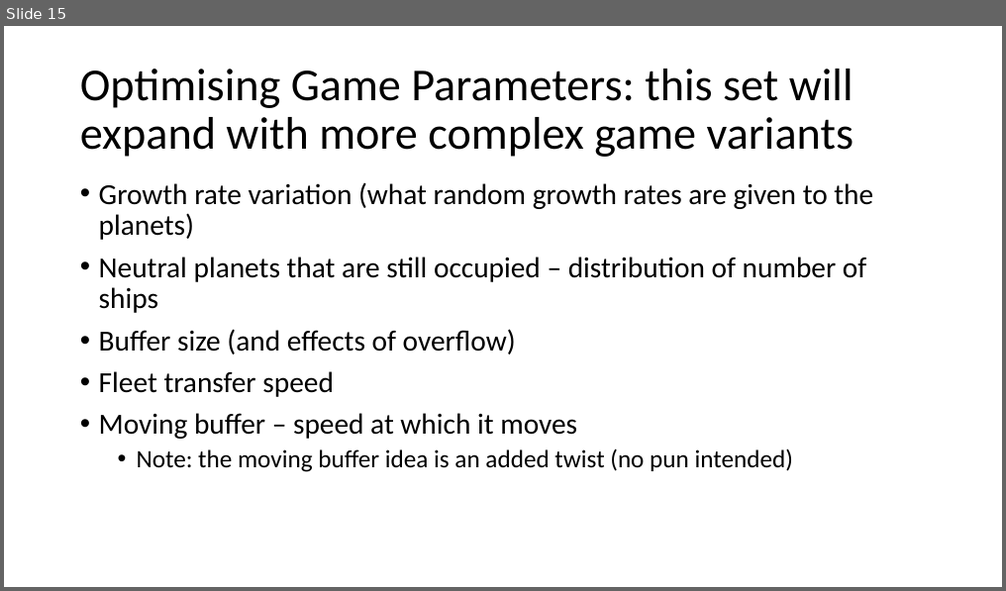
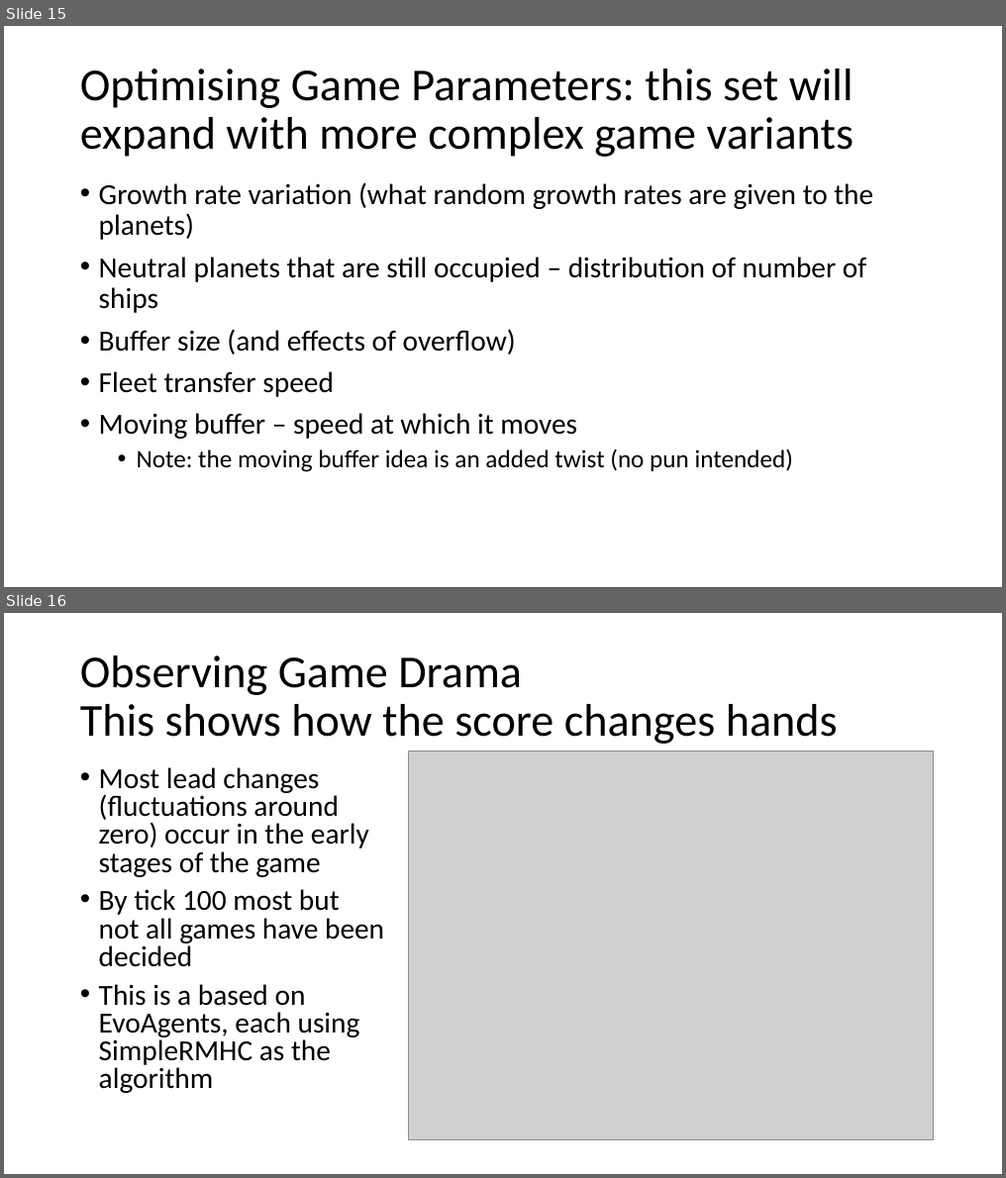
Before and after one commit to ljialin/SimpleAsteroids, a slide deck: doc/slides/Simple Planet Wars/Simple Planet Wars Overview.pptx. Shown one above the other, each under a label of ours: slide 15 before the commit, slides 15 and 16 after it. The pictures are 1006x591 and 1006x1178 pixels, drawn with LibreOffice and Linux fonts; fonts in the diff are those of the drawing; grey boxes stand for pictures. Boxes give left, top, right and bottom in pixels: in the first picture for what was removed or moved away, otherwise in the second. Text is boxed around its words. In the diff, an @@ line names an element or a change of style, - is before the commit and + after.

```diff
--- a/doc/slides/Simple Planet Wars/Simple Planet Wars Overview.pptx
+++ b/doc/slides/Simple Planet Wars/Simple Planet Wars Overview.pptx
@@ slide 16 added at (4, 613, 1002, 1174), background #FFFFFF @@
@@ title added at (80, 656, 838, 744), 44 pt, text #000000 @@
+Observing Game Drama
+This shows how the score changes hands
@@ picture added at (409, 752, 934, 1141) @@
@@ text added at (99, 767, 384, 1093), 28 pt, text #000000 @@
+• Most lead changes (fluctuations around zero) occur in the early stages of the game
+• By tick 100 most but not all games have been decided
+• This is a based on EvoAgents, each using SimpleRMHC as the algorithm
```
Also in this commit, not shown: 1 slide removed, 13 other files.
